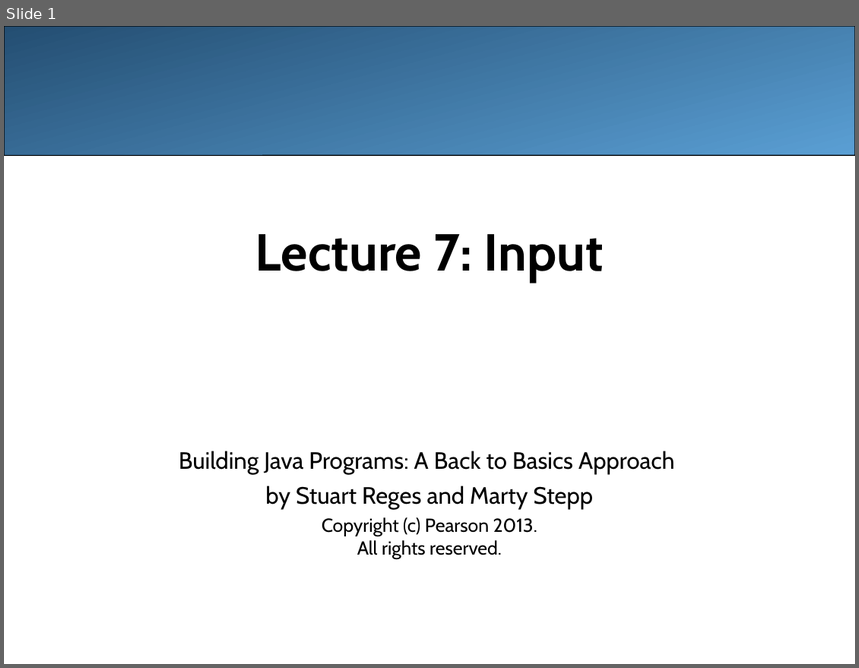
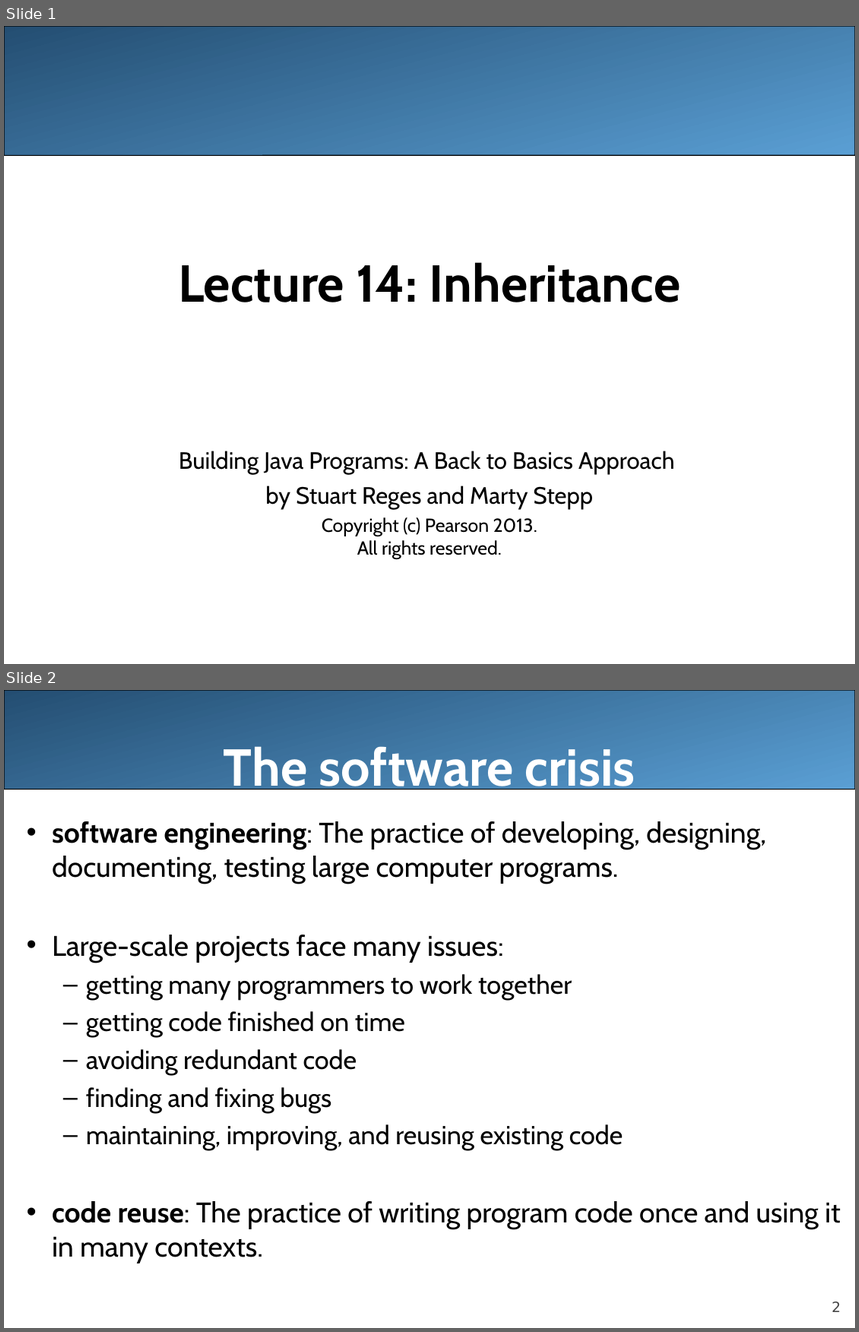
Before and after one commit to LongBaoNguyen/longbaonguyen.github.io, a slide deck: courses/apcsa/lecture14.ppt. Shown one above the other, each under a label of ours: slide 1 before the commit, slides 1 and 2 after it. The pictures are 859x668 and 859x1332 pixels, drawn with LibreOffice and Linux fonts; fonts in the diff are those of the drawing. Boxes give left, top, right and bottom in pixels: in the first picture for what was removed or moved away, otherwise in the second. Text is boxed around its words. In the diff, an @@ line names an element or a change of style, - is before the commit and + after.

Commit message:
inheritance

```diff
--- a/courses/apcsa/lecture14.ppt
+++ b/courses/apcsa/lecture14.ppt
@@ slide 2 added at box(4, 690, 855, 1328), background #FFFFFF @@
@@ rounded rectangle added at box(4, 690, 855, 790), fill gradient #244E72 to #5A9FD4, outline #000000 0.74 pt @@
@@ title added at box(224, 746, 636, 797), 44 pt, text #FFFFFF, bold @@
+The software crisis
@@ text added at box(52, 821, 841, 1264), 24 pt, text #000000 @@
+• software engineering: The practice of developing, designing, documenting, testing large computer programs.
+• Large-scale projects face many issues:
+  – getting many programmers to work together
+  – getting code finished on time
+  – avoiding redundant code
+  – finding and fixing bugs
+  – maintaining, improving, and reusing existing code
+• code reuse: The practice of writing program code once and using it in many contexts.
@@ page number added at box(832, 1302, 841, 1312), 12 pt, text #424242 @@
+2
@@ slide 1 changed as well @@
@@ title at box(178, 262, 680, 303): text changed @@
-Lecture 7: Input
+Lecture 14: Inheritance
```
Also in this commit, not shown: 1 other slide changed, 20 other slides added, 34 slides removed, 27 other files.
